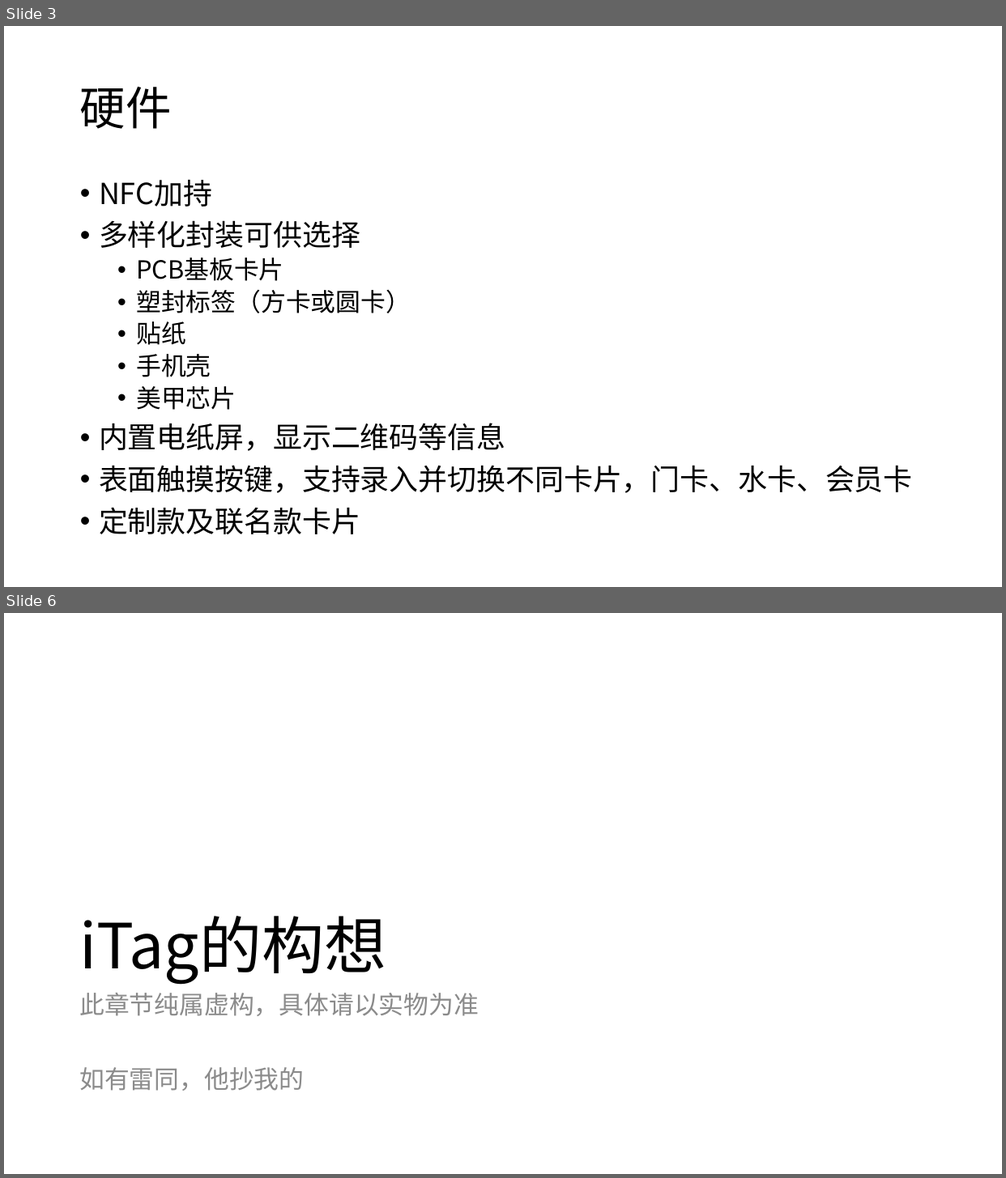
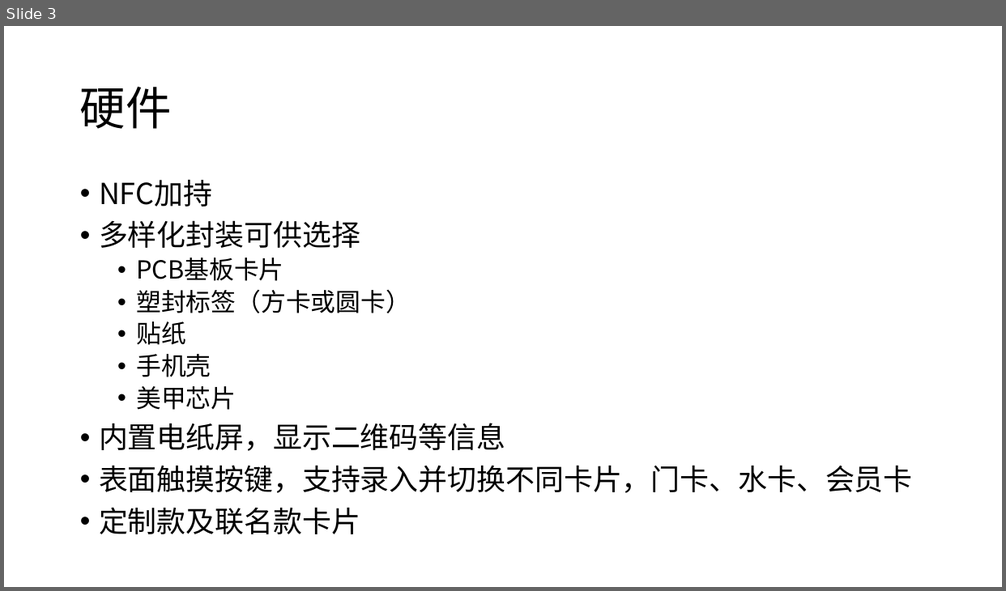
Before and after one commit to TingliangZhang/girlsday2021, a slide deck: LaunchEvent/2021FutureInteractionSpacialEvent.pptx. Shown one above the other, each under a label of ours: slides 3 and 6 before the commit, slide 3 after it; the slides between them are not shown. The pictures are 1006x1178 and 1006x591 pixels, drawn with LibreOffice and Linux fonts; fonts in the diff are those of the drawing. Boxes give left, top, right and bottom in pixels: in the first picture for what was removed or moved away, otherwise in the second. Text is boxed around its words. In the diff, an @@ line names an element or a change of style, - is before the commit and + after.

```diff
--- a/LaunchEvent/2021FutureInteractionSpacialEvent.pptx
+++ b/LaunchEvent/2021FutureInteractionSpacialEvent.pptx
@@ slide 6 removed at (4,613,1002,1174), background #FFFFFF @@
@@ title removed at (79,916,386,985) @@
-iTag的构想
@@ text removed at (79,993,479,1091) @@
-此章节纯属虚构，具体请以实物为准
-如有雷同，他抄我的
```
Also in this commit, not shown: 4 slides changed, 3 slides added, 2 other slides removed.
